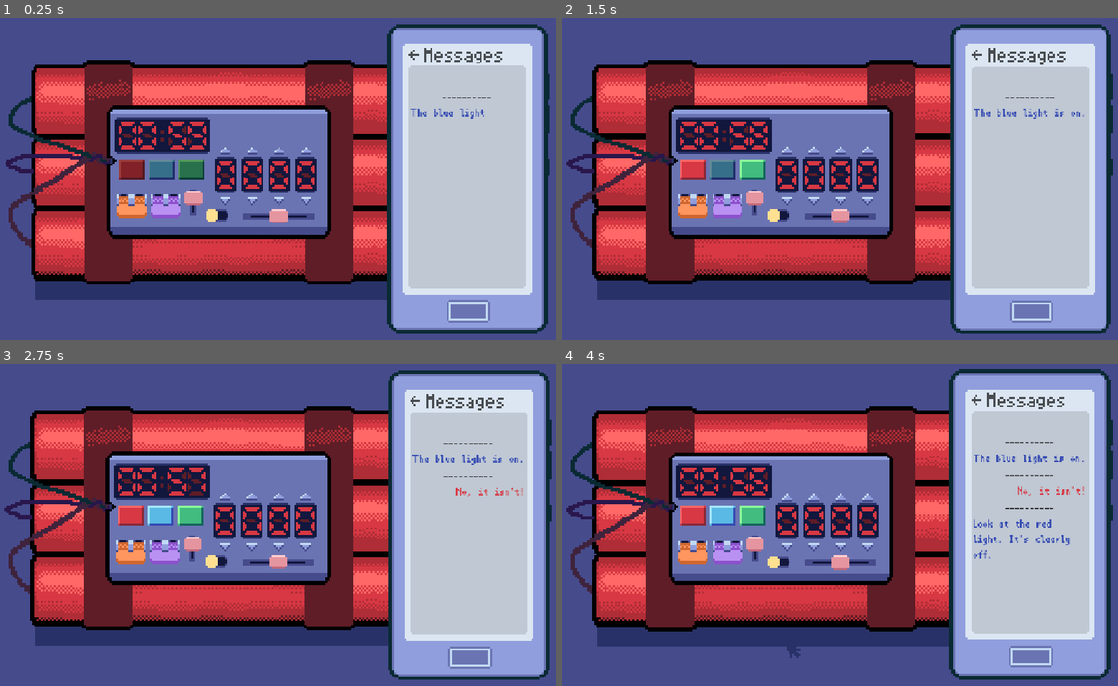
Above: before the commit, frames 1-4 (two rows, left to right).
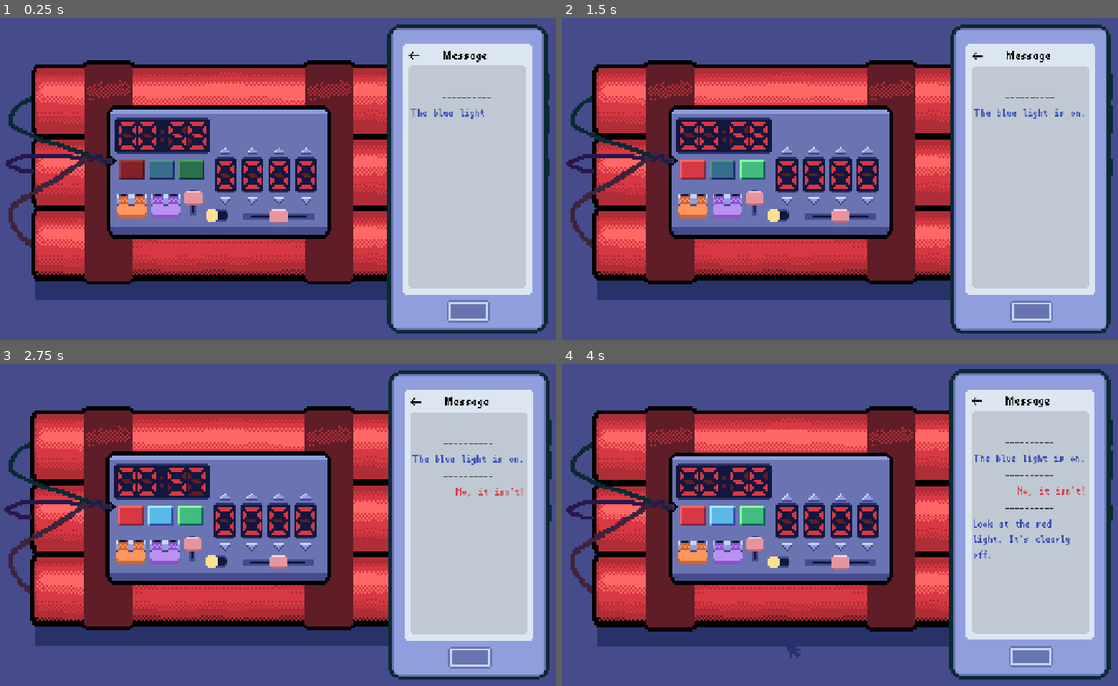
Above: after the commit, the same moments.

Repository: Mr-Excoem/brackeys-jam-2026-2
Game: Godot game, scene res://main.tscn
The game is run twice, just before and just after one commit, with the same random seed, the same clock (stepped at 60 frames per second) and the same inputs.
Inputs (mouse positions are in pixels of both pictures, inside the frame that each line leads up to):
- Up to frame 1 (0.25 s): no input
- Up to frame 2 (1.5 s): click (695, 169) at 0.5 s; click (751, 169) at 1.25 s
- Up to frame 3 (2.75 s): click (161, 515) at 2 s
- Up to frame 4 (4 s): click (784, 496) at 2.77 s; click (789, 547) at 3.52 s

The runs differ from the first frame. In frame 1, 0.3% of the frame differs, in the area x 73-91%, y 9-14%; in frame 2, 0.3%; in frame 3, 0.3%, in the area x 73-91%, y 9-15%; in frame 4, 0.3%.

Commit message:
Modified phone background

Diff:
--- a/brackeys-2026/main.tscn
+++ b/brackeys-2026/main.tscn
@@ -9,6 +9,7 @@
 [ext_resource type="Script" uid="uid://r0synuoxjn1l" path="res://scripts/cursor_shadow.gd" id="4_kek77"]
 [ext_resource type="Texture2D" uid="uid://c6hehw42vf24x" path="res://assets/phone_border.png" id="5_lquwl"]
 [ext_resource type="PackedScene" uid="uid://b8embku2jpi8" path="res://scenes/ChatMessage.tscn" id="6_7mycd"]
+[ext_resource type="FontFile" uid="uid://dlx30nsjwooat" path="res://assets/font.ttf.woff" id="10_4c57u"]
 
 [node name="Main" type="Node2D" unique_id=1646423350]
 script = ExtResource("1_ig7tw")
@@ -58,3 +59,13 @@
 
 [node name="ChatMessage" parent="CanvasLayer/Phone/ChatScroll/ChatMessages" unique_id=147617668 instance=ExtResource("6_7mycd")]
 layout_mode = 2
+
+[node name="Label" type="Label" parent="CanvasLayer/Phone" unique_id=1818932967]
+offset_left = -117.0
+offset_top = -268.0
+offset_right = 12.0
+offset_bottom = -232.0
+theme_override_colors/font_color = Color(0, 0, 0, 1)
+theme_override_fonts/font = ExtResource("10_4c57u")
+theme_override_font_sizes/font_size = 24
+text = "←   Message"
Binary file changed: brackeys-2026/assets/phone_background.png
